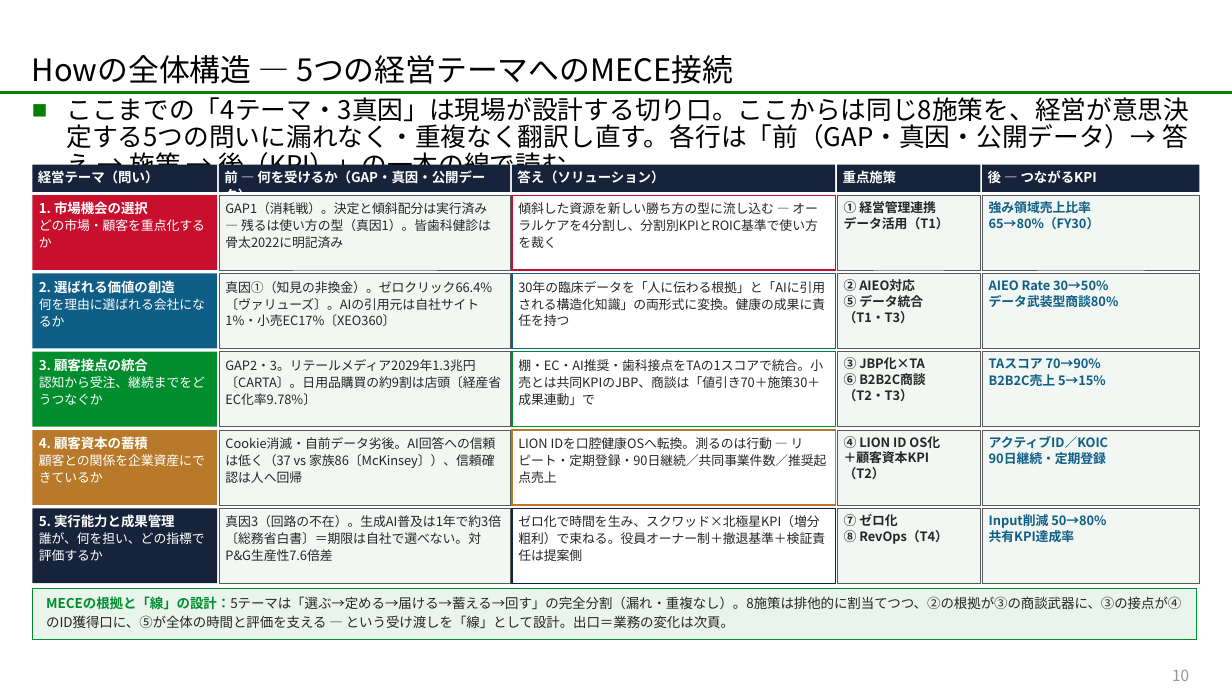
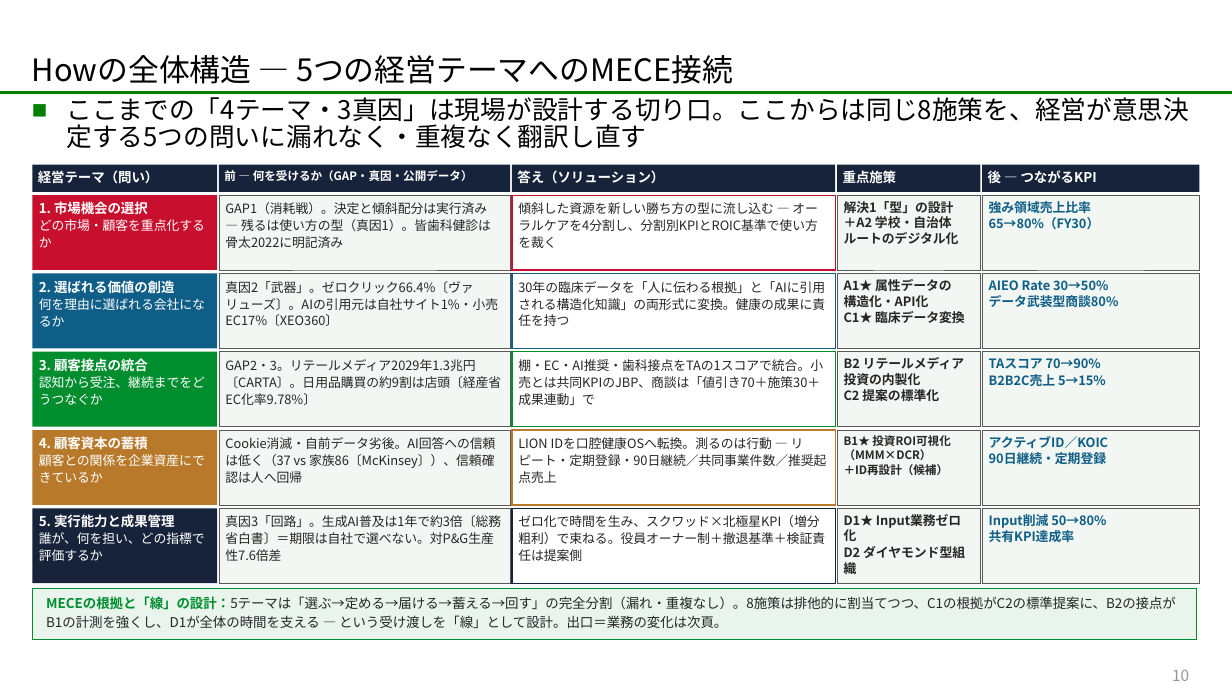
Before and after one commit to tk-tus2-cloud/free_creative, a slide deck: slide 10 of docs/lion-strategy/LION_営業マーケDX戦略_統合版_V2.0_2.pptx. Drawn at 1232x693 pixels with LibreOffice and Linux fonts; fonts in the diff are those of the drawing; background and template pictures are left out. Boxes give left, top, right and bottom in pixels: in the first picture for what was removed or moved away, otherwise in the second. Text is boxed around its words. In the diff, an @@ line names an element or a change of style, - is before the commit and + after.

```diff
--- a/docs/lion-strategy/LION_営業マーケDX戦略_統合版_V2.0_2.pptx
+++ b/docs/lion-strategy/LION_営業マーケDX戦略_統合版_V2.0_2.pptx
@@ text at (66, 92, 1189, 148): text changed @@
-■ ここまでの「4テーマ・3真因」は現場が設計する切り口。ここからは同じ8施策を、経営が意思決定する5つの問いに漏れなく・重複なく翻訳し直す。各行は「前（GAP・真因・公開データ）→ 答え → 施策 → 後（KPI）」の一本の線で読む
+■ ここまでの「4テーマ・3真因」は現場が設計する切り口。ここからは同じ8施策を、経営が意思決定する5つの問いに漏れなく・重複なく翻訳し直す
@@ text "前 ― 何を受けるか（GAP・真因・公開データ）" at (224, 170, 473, 181): size 10.5 to 9 pt @@
@@ text at (844, 201, 959, 244): text changed @@
-① 経営管理連携
-データ活用（T1）
+解決1「型」の設計
+＋A2 学校・自治体
+ルートのデジタル化
@@ text at (225, 281, 498, 326): text changed @@
-真因①（知見の非換金）。ゼロクリック66.4%〔ヴァリューズ〕。AIの引用元は自社サイト1%・小売EC17%〔XEO360〕
+真因2「武器」。ゼロクリック66.4%〔ヴァリューズ〕。AIの引用元は自社サイト1%・小売EC17%〔XEO360〕
@@ text at (844, 279, 965, 323): text changed @@
-② AIEO対応
-⑤ データ統合
-（T1・T3）
+A1★ 属性データの
+構造化・API化
+C1★ 臨床データ変換
@@ text at (844, 357, 964, 401): text changed @@
-③ JBP化×TA
-⑥ B2B2C商談
-（T2・T3）
+B2 リテールメディア
+投資の内製化
+C2 提案の標準化
@@ text at (844, 435, 950, 475): text changed; size 10 to 9 pt @@
-④ LION ID OS化
-＋顧客資本KPI
-（T2）
+B1★ 投資ROI可視化
+（MMM×DCR）
+＋ID再設計（候補）
@@ text at (225, 515, 501, 561): text changed @@
-真因3（回路の不在）。生成AI普及は1年で約3倍〔総務省白書〕＝期限は自社で選べない。対P&G生産性7.6倍差
+真因3「回路」。生成AI普及は1年で約3倍〔総務省白書〕＝期限は自社で選べない。対P&G生産性7.6倍差
@@ text at (844, 515, 965, 577): text changed @@
-⑦ ゼロ化
-⑧ RevOps（T4）
+D1★ Input業務ゼロ化
+D2 ダイヤモンド型組織
@@ text at (46, 596, 1176, 628): text changed @@
-MECEの根拠と「線」の設計：5テーマは「選ぶ→定める→届ける→蓄える→回す」の完全分割（漏れ・重複なし）。8施策は排他的に割当てつつ、②の根拠が③の商談武器に、③の接点が④のID獲得口に、⑤が全体の時間と評価を支える ― という受け渡しを「線」として設計。出口＝業務の変化は次頁。
+MECEの根拠と「線」の設計：5テーマは「選ぶ→定める→届ける→蓄える→回す」の完全分割（漏れ・重複なし）。8施策は排他的に割当てつつ、C1の根拠がC2の標準提案に、B2の接点がB1の計測を強くし、D1が全体の時間を支える ― という受け渡しを「線」として設計。出口＝業務の変化は次頁。
```
Also in this commit, not shown: 1 other slide changed, 1 slide added, 1 slide removed.
